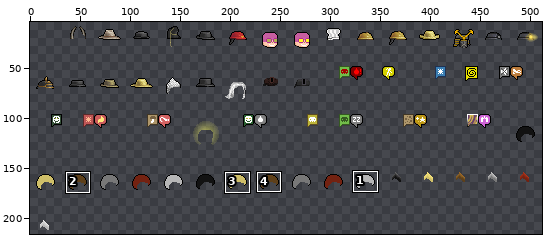
One commit to this sprite sheet: gfx/ChibiUltica/ChibiTall.png. The first picture is a wide view before the edit; the outline marks the close-up.
Close-up. Earlier state:
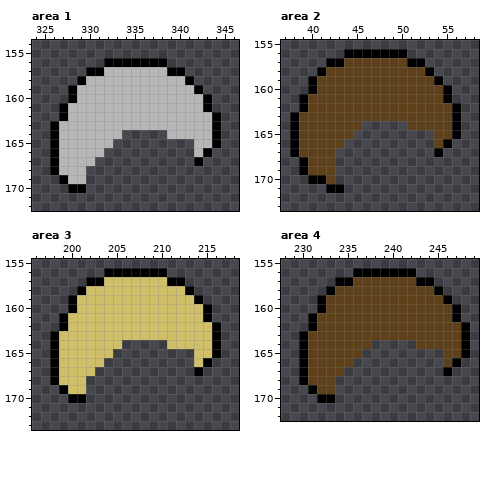
The file is 512x240 pixels. Pixels under 10% opacity are left out. Colours within 5 levels of each other are drawn and written as one. Shown: area 1: x 324..346, y 154..172; area 2: x 37..58, y 155..173; area 3: x 196..218, y 155..173; area 4: x 228..249, y 155..172. The wide view leaves out empty margins. The commit also changed other parts of the picture, which this record leaves out.
Now the later version:
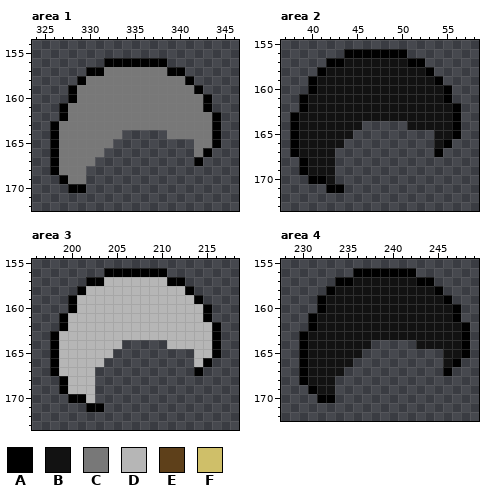
Palette (. is transparent): A #000000  B #121212  C #787878  D #b6b6b6  E #5e401a  F #cfbf69
From old to new:
Area 1:
y 157: x 332..338 DDDDDDD -> CCCCCCC
y 158: x 330..340 DDDDDDDDDDD -> CCCCCCCCCCC
y 159: x 329..341 DDDDDDDDDDDDD -> CCCCCCCCCCCCC
y 160: x 329..342 DDDDDDDDDDDDDD -> CCCCCCCCCCCCCC
y 161: x 328..342 DDDDDDDDDDDDDDD -> CCCCCCCCCCCCCCC
y 162: x 328..343 DDDDDDDDDDDDDDDD -> CCCCCCCCCCCCCCCC
y 163: x 327..343 DDDDDDDDDDDDDDDDD -> CCCCCCCCCCCCCCCCC
y 164: x 327..333 DDDDDDD -> CCCCCCC; x 339..343 DDDDD -> CCCCC
y 165: x 327..332 DDDDDD -> CCCCCC; x 342..343 DD -> CC
y 166: x 327..331 DDDDD -> CCCCC; x 342 D -> C
y 167: x 327..330 DDDD -> CCCC
y 168: x 327..329 DDD -> CCC
y 169: x 328..329 DD -> CC
Area 2:
y 157: x 44..50 EEEEEEE -> BBBBBBB
y 158: x 42..52 EEEEEEEEEEE -> BBBBBBBBBBB
y 159: x 41..53 EEEEEEEEEEEEE -> BBBBBBBBBBBBB
y 160: x 41..54 EEEEEEEEEEEEEE -> BBBBBBBBBBBBBB
y 161: x 40..54 EEEEEEEEEEEEEEE -> BBBBBBBBBBBBBBB
y 162: x 40..55 EEEEEEEEEEEEEEEE -> BBBBBBBBBBBBBBBB
y 163: x 39..55 EEEEEEEEEEEEEEEEE -> BBBBBBBBBBBBBBBBB
y 164: x 39..45 EEEEEEE -> BBBBBBB; x 51..55 EEEEE -> BBBBB
y 165: x 39..44 EEEEEE -> BBBBBB; x 54..55 EE -> BB
y 166: x 39..43 EEEEE -> BBBBB; x 54 E -> B
y 167: x 39..42 EEEE -> BBBB
y 168..169: x 40..42 EEE -> BBB
y 170: x 42 E -> B
Area 3:
y 157: x 204..210 FFFFFFF -> DDDDDDD
y 158: x 202..212 FFFFFFFFFFF -> DDDDDDDDDDD
y 159: x 201..213 FFFFFFFFFFFFF -> DDDDDDDDDDDDD
y 160: x 201..214 FFFFFFFFFFFFFF -> DDDDDDDDDDDDDD
y 161: x 200..214 FFFFFFFFFFFFFFF -> DDDDDDDDDDDDDDD
y 162: x 200..215 FFFFFFFFFFFFFFFF -> DDDDDDDDDDDDDDDD
y 163: x 199..215 FFFFFFFFFFFFFFFFF -> DDDDDDDDDDDDDDDDD
y 164: x 199..205 FFFFFFF -> DDDDDDD; x 211..215 FFFFF -> DDDDD
y 165: x 199..204 FFFFFF -> DDDDDD; x 214..215 FF -> DD
y 166: x 199..203 FFFFF -> DDDDD; x 214 F -> D
y 167: x 199..202 FFFF -> DDDD
y 168: x 198..202 AFFF. -> .ADDD
y 169: x 200..202 FF. -> DDD
y 170: x 202 . -> D
y 171: x 202..203 .. -> AA
Area 4:
y 157: x 236..242 EEEEEEE -> BBBBBBB
y 158: x 234..244 EEEEEEEEEEE -> BBBBBBBBBBB
y 159: x 233..245 EEEEEEEEEEEEE -> BBBBBBBBBBBBB
y 160: x 233..246 EEEEEEEEEEEEEE -> BBBBBBBBBBBBBB
y 161: x 232..246 EEEEEEEEEEEEEEE -> BBBBBBBBBBBBBBB
y 162: x 232..247 EEEEEEEEEEEEEEEE -> BBBBBBBBBBBBBBBB
y 163: x 231..247 EEEEEEEEEEEEEEEEE -> BBBBBBBBBBBBBBBBB
y 164: x 231..237 EEEEEEE -> BBBBBBB; x 243..247 EEEEE -> BBBBB
y 165: x 231..236 EEEEEE -> BBBBBB; x 246..247 EE -> BB
y 166: x 231..235 EEEEE -> BBBBB; x 246 E -> B
y 167: x 231..234 EEEE -> BBBB
y 168: x 231..233 EEE -> BBB
y 169: x 232..233 EE -> BB
